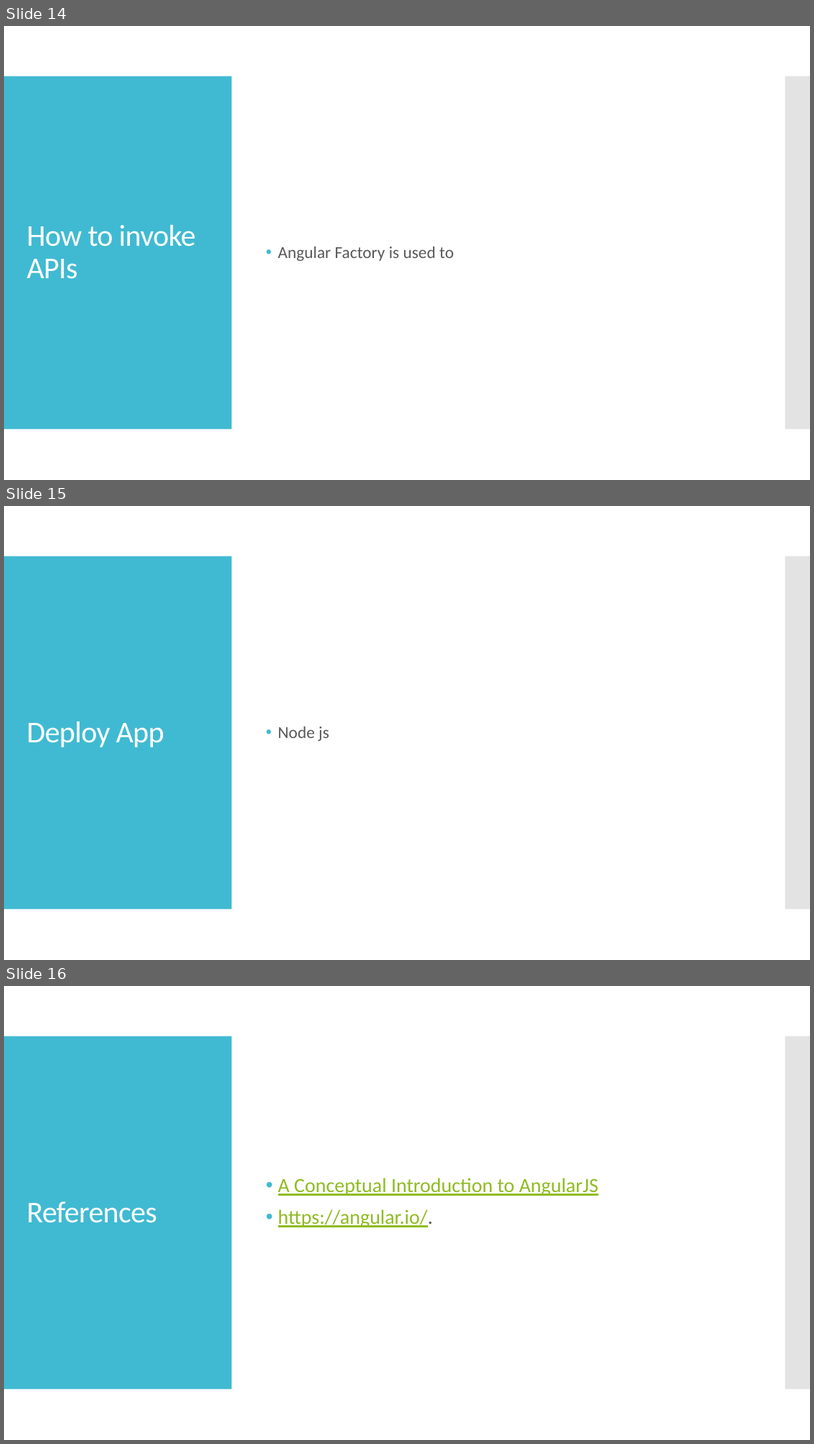
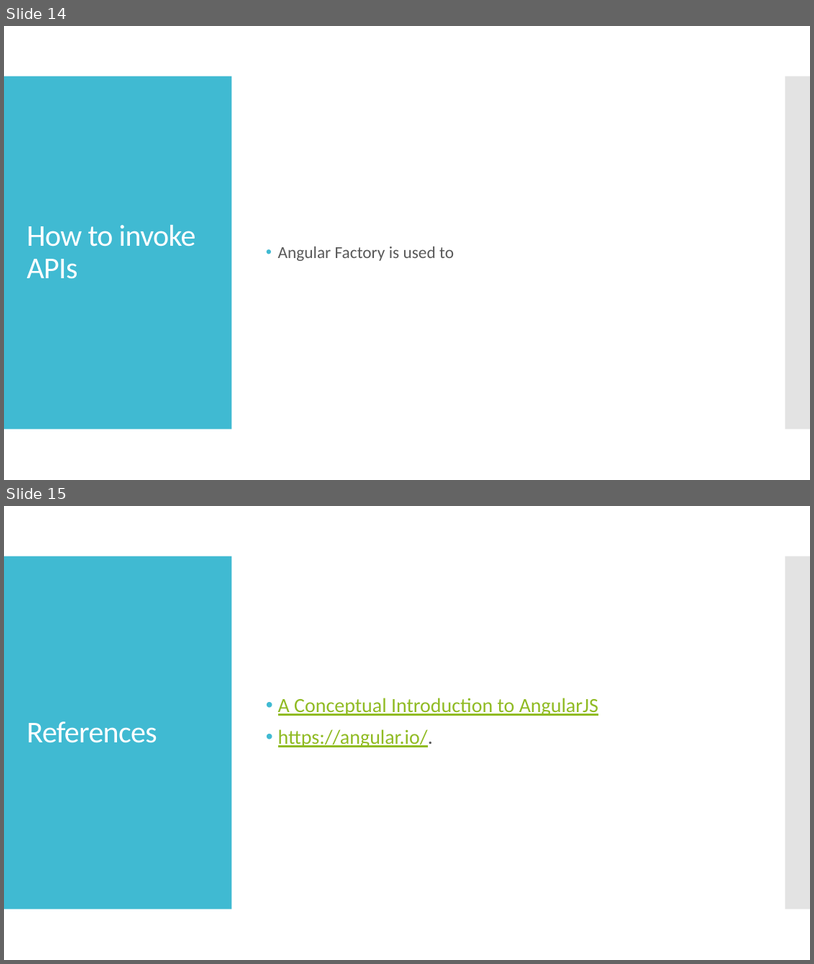
Before and after one commit to webelf000/angular_sample_app, a slide deck: Angular JS - Workshop.pptx. Shown one above the other, each under a label of ours: slides 14, 15 and 16 before the commit, slides 14 and 15 after it. The pictures are 814x1444 and 814x964 pixels, drawn with LibreOffice and Linux fonts; fonts in the diff are those of the drawing. Boxes give left, top, right and bottom in pixels: in the first picture for what was removed or moved away, otherwise in the second. Text is boxed around its words. In the diff, an @@ line names an element or a change of style, - is before the commit and + after.

```diff
--- a/Angular JS - Workshop.pptx
+++ b/Angular JS - Workshop.pptx
@@ slide 15 removed at (4, 506, 810, 960), background #FFFFFF; not listed: 2 template elements that a slide beside it also shows @@
@@ title removed at (27, 721, 165, 747) @@
-Deploy App
@@ text removed at (278, 726, 329, 741) @@
-• Node js
@@ what was slide 16 is now slide 15 @@
```
Also in this commit, not shown: 1 slide changed, 1 other file.
